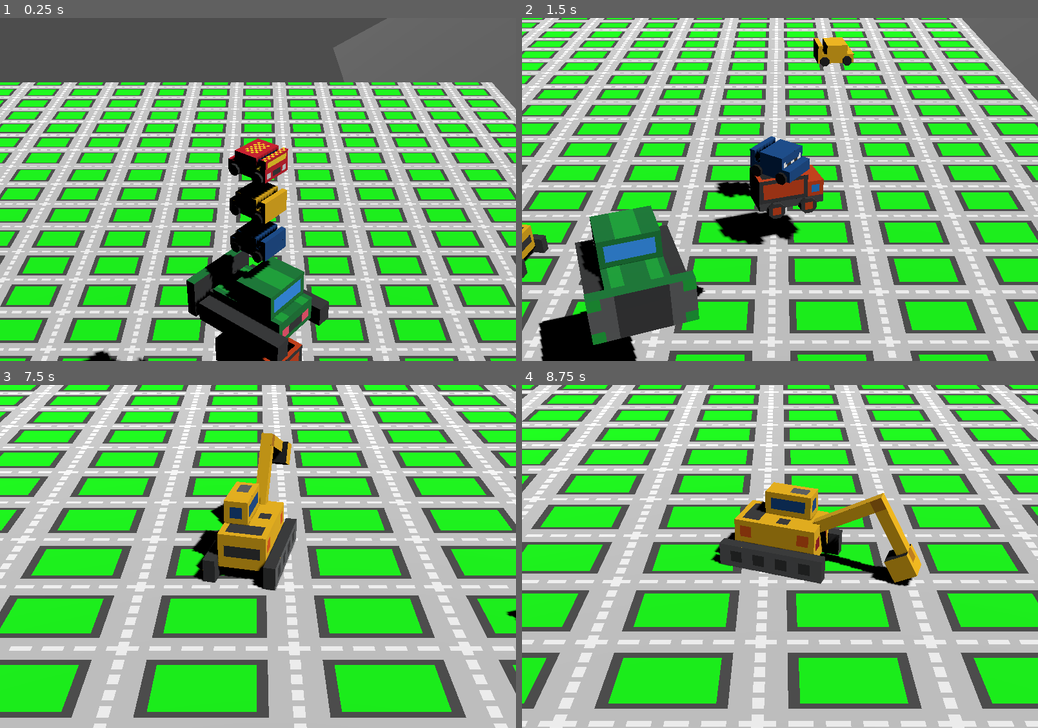
Above: before the commit, frames 1-4 (two rows, left to right).
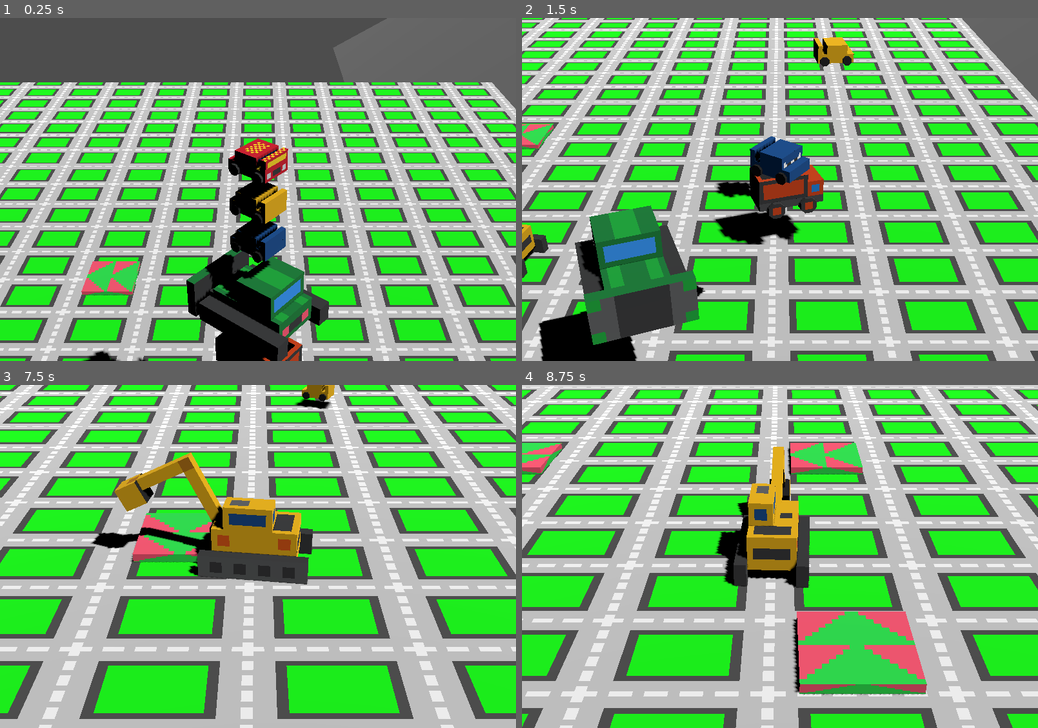
Above: after the commit, the same moments.

Repository: KYOHEI-ABC/CARS
Game: Godot game, scene res://main.tscn
Same seed, same stepped clock (60 frames per second), same inputs: the game is played once before the commit and once after it.
Inputs:
- Up to frame 1 (0.25 s): no input
- Up to frame 2 (1.5 s): tap Enter at 0.5, 1.35 s; hold D 0.53-1.28 s; tap Shift at 0.6 s; tap Space at 0.77 s; hold S from 1.28 s (still down)
- Up to frame 3 (7.5 s): tap Space at 1.52, 3.02, 3.77, 4.52, 6.02, 6.77 s; release S at 2.03 s; hold D 2.03-2.78 s; tap Shift every 1.5 s from 2.1 to 6.6 s; hold W 2.78-3.53 s; tap Enter every 1.5 s from 2.85 to 7.35 s; hold A 3.53-5.03 s; hold S 5.03-5.78 s; hold D 5.78-6.53 s; hold W 6.53-7.28 s; hold D from 7.28 s (still down)
- Up to frame 4 (8.75 s): tap Space at 7.52 s; release D at 8.03 s; hold S from 8.03 s (still down); tap Shift at 8.1 s

The runs differ from the first frame. In frame 1, 1.0% of the frame differs, in the area x 15-28%, y 70-82%; in frame 2, 0.4%; in frame 3, 55%; in frame 4, 70%, in the area x 0-100%, y 0-100%.

Commit message:
Add dash zone area with impulse behavior and integrate into main scene

Diff:
--- /dev/null
+++ b/dash_zone.tscn
@@ -0,0 +1,26 @@
+[gd_scene load_steps=6 format=3 uid="uid://coepeduvwlyua"]
+
+[ext_resource type="Texture2D" uid="uid://dhum8xsjt006c" path="res://assets/sprites/dash_zone.png" id="1_7vaot"]
+[ext_resource type="Script" uid="uid://wbq5sesddtx6" path="res://scripts/dash_zone.gd" id="1_ynbs7"]
+
+[sub_resource type="BoxShape3D" id="BoxShape3D_ynbs7"]
+size = Vector3(1, 0.2, 1)
+
+[sub_resource type="StandardMaterial3D" id="StandardMaterial3D_txmpf"]
+albedo_texture = ExtResource("1_7vaot")
+uv1_scale = Vector3(3, 2, 3)
+texture_filter = 0
+
+[sub_resource type="BoxMesh" id="BoxMesh_vnsfx"]
+material = SubResource("StandardMaterial3D_txmpf")
+size = Vector3(1, 0.2, 1)
+
+[node name="Area3D" type="Area3D"]
+script = ExtResource("1_ynbs7")
+
+[node name="CollisionShape3D" type="CollisionShape3D" parent="."]
+shape = SubResource("BoxShape3D_ynbs7")
+
+[node name="MeshInstance3D" type="MeshInstance3D" parent="CollisionShape3D"]
+transform = Transform3D(-1, 0, -8.74228e-08, 0, 1, 0, 8.74228e-08, 0, -1, 0, 0, 0)
+mesh = SubResource("BoxMesh_vnsfx")
--- a/main.tscn
+++ b/main.tscn
@@ -1,7 +1,8 @@
-[gd_scene load_steps=10 format=3 uid="uid://bspiqu0w7xcr"]
+[gd_scene load_steps=11 format=3 uid="uid://bspiqu0w7xcr"]
 
 [ext_resource type="Script" uid="uid://dn1ec5l4c3v3g" path="res://scripts/main.gd" id="1_ig7tw"]
 [ext_resource type="Texture2D" uid="uid://dglw1m5i2ma38" path="res://assets/sprites/ground.png" id="2_0xm2m"]
+[ext_resource type="PackedScene" uid="uid://coepeduvwlyua" path="res://dash_zone.tscn" id="3_h2yge"]
 
 [sub_resource type="BoxShape3D" id="BoxShape3D_ig7tw"]
 size = Vector3(64, 1, 64)
@@ -76,3 +77,15 @@
 [node name="DirectionalLight3D" type="DirectionalLight3D" parent="Environment/Camera3D"]
 transform = Transform3D(0.848048, -0.280814, 0.449397, 0, 0.848048, 0.529919, -0.529919, -0.449397, 0.719186, 128, 0, 0)
 shadow_enabled = true
+
+[node name="Area3D" parent="Environment" instance=ExtResource("3_h2yge")]
+transform = Transform3D(-2, 0, -1.78814e-07, 0, 2, 0, 1.78814e-07, 0, -2, -15, 0, -9)
+
+[node name="Area3D2" parent="Environment" instance=ExtResource("3_h2yge")]
+transform = Transform3D(-8.74228e-08, 0, 2, 0, 2, 0, -2, 0, -8.74228e-08, -6, 0, -9)
+
+[node name="Area3D3" parent="Environment" instance=ExtResource("3_h2yge")]
+transform = Transform3D(2, 0, 0, 0, 2, 0, 0, 0, 2, -6, 0, 0)
+
+[node name="Area3D4" parent="Environment" instance=ExtResource("3_h2yge")]
+transform = Transform3D(5.96046e-08, 0, -2, 0, 2, 0, 2, 0, 5.96046e-08, -15, 0, 0)
--- /dev/null
+++ b/scripts/dash_zone.gd
@@ -0,0 +1,18 @@
+extends Area3D
+
+
+const IMPULSE_FORCE: float = 16.0
+
+func _physics_process(_delta: float) -> void:
+	var direction = _get_impulse_direction()
+
+	for body in get_overlapping_bodies():
+		if body is StaticBody3D:
+			continue
+
+		body.linear_velocity = Vector3.ZERO
+		body.apply_central_impulse(direction)
+
+func _get_impulse_direction() -> Vector3:
+	var direction = - transform.basis.z.normalized()
+	return direction.normalized() * IMPULSE_FORCE
Not shown, changed: assets/sprites/dash_zone.png.import
